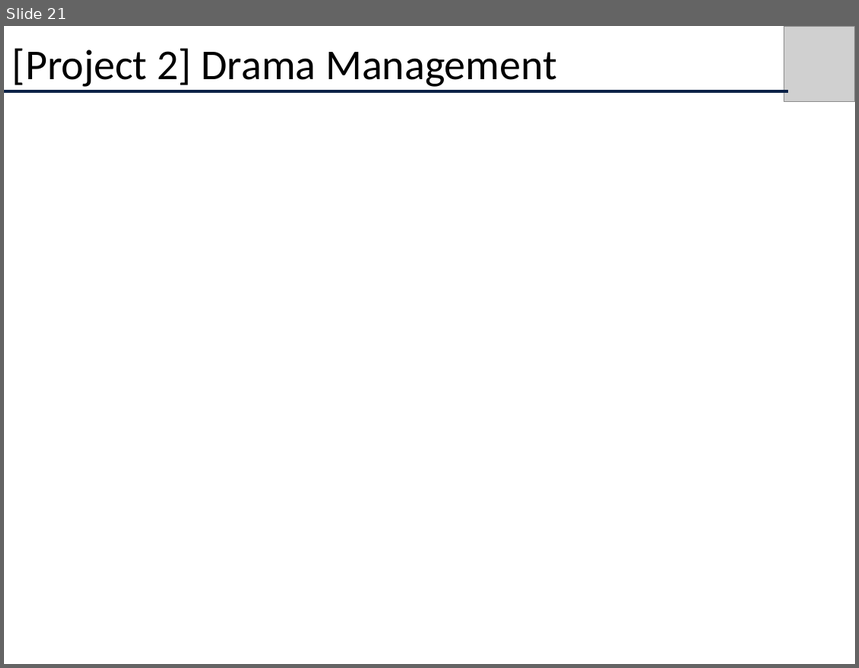
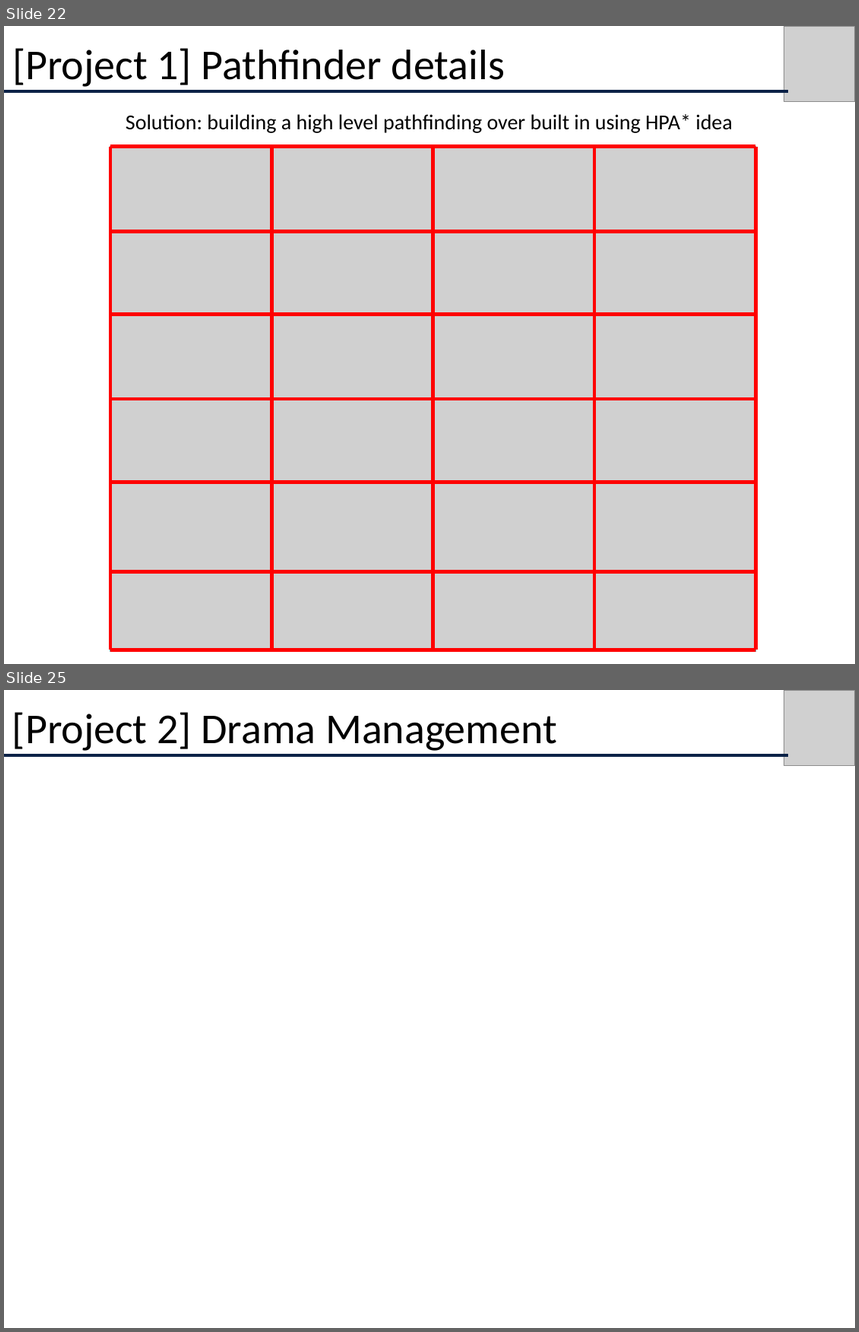
Before and after one commit to albertouri/psmage, a slide deck: docs/CS680Presentation.pptx. Shown one above the other, each under a label of ours: slide 21 before the commit, slides 22 and 25 after it; the slides between them are not shown. The pictures are 859x668 and 859x1332 pixels, drawn with LibreOffice and Linux fonts; fonts in the diff are those of the drawing; grey boxes stand for pictures. Boxes give left, top, right and bottom in pixels: in the first picture for what was removed or moved away, otherwise in the second. Text is boxed around its words. In the diff, an @@ line names an element or a change of style, - is before the commit and + after.

Commit message:
Adding style on pptx and pathfinding and PCG slides

```diff
--- a/docs/CS680Presentation.pptx
+++ b/docs/CS680Presentation.pptx
@@ slide 22 added at (x1=4, y1=26, x2=855, y2=664), background #FFFFFF @@
@@ text added at (x1=12, y1=48, x2=505, y2=87), 36 pt, text #000000 @@
+[Project 1] Pathfinder details
@@ picture added at (x1=785, y1=26, x2=855, y2=102) @@
@@ line added from (4, 91) to (788, 91), #0B2247 3 pt @@
@@ text added at (x1=126, y1=114, x2=732, y2=133), 18 pt, text #000000 @@
+Solution: building a high level pathfinding over built in using HPA* idea
@@ picture added at (x1=110, y1=147, x2=756, y2=652) @@
@@ line added from (110, 147) to (756, 147), #FF0000 3 pt @@
@@ line added from (110, 147) to (110, 650), #FF0000 3 pt @@
@@ line added from (272, 147) to (272, 650), #FF0000 3 pt @@
@@ line added from (433, 147) to (433, 650), #FF0000 3 pt @@
@@ line added from (595, 147) to (595, 650), #FF0000 3 pt @@
@@ line added from (756, 147) to (756, 650), #FF0000 3 pt @@
@@ line added from (110, 232) to (756, 232), #FF0000 3 pt @@
@@ line added from (110, 315) to (756, 315), #FF0000 3 pt @@
@@ line added from (110, 400) to (756, 400), #FF0000 3 pt @@
@@ line added from (110, 482) to (756, 482), #FF0000 3 pt @@
@@ line added from (110, 572) to (756, 572), #FF0000 3 pt @@
@@ line added from (110, 650) to (756, 650), #FF0000 3 pt @@
@@ what was slide 21 is now slide 25 @@
```
Also in this commit, not shown: 5 slides changed, 8 other slides added, 6 other files.
